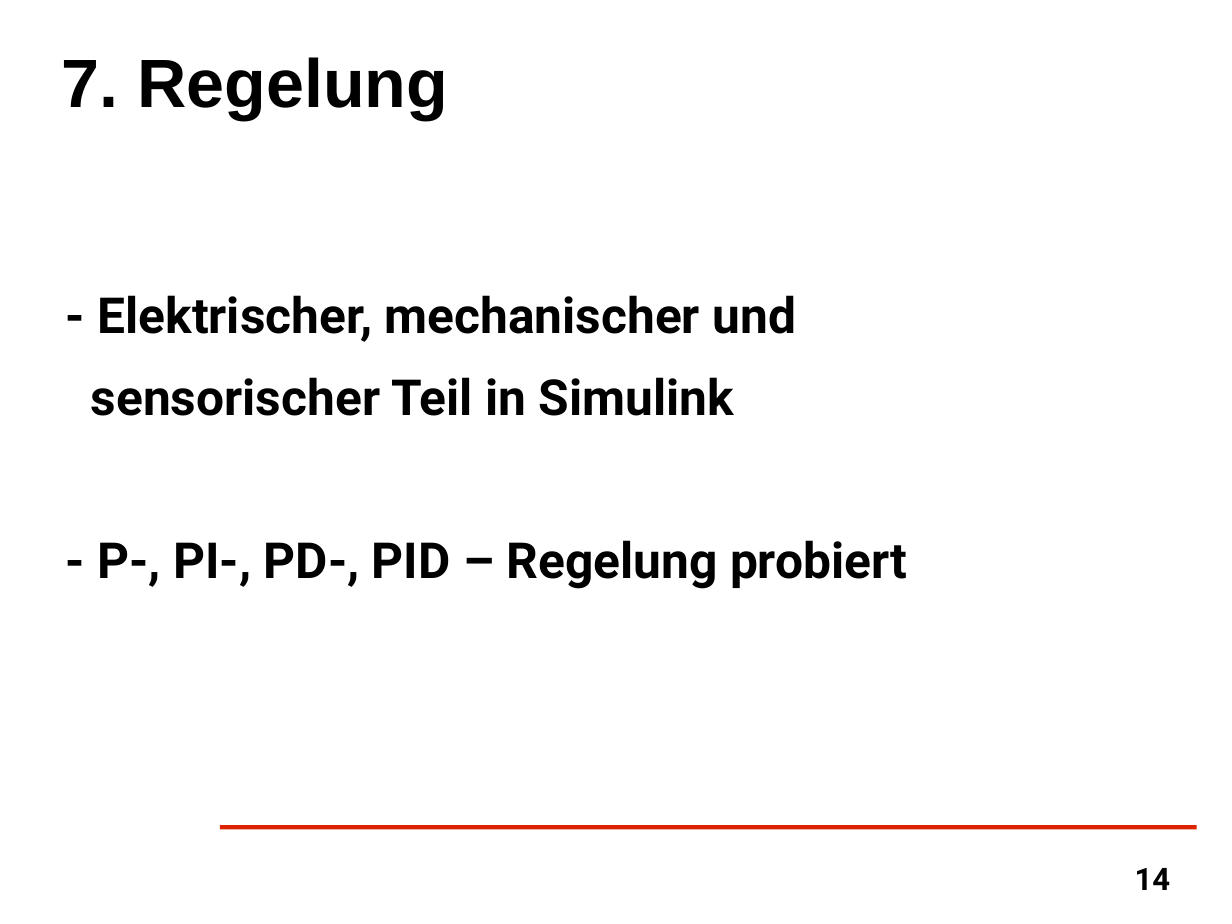
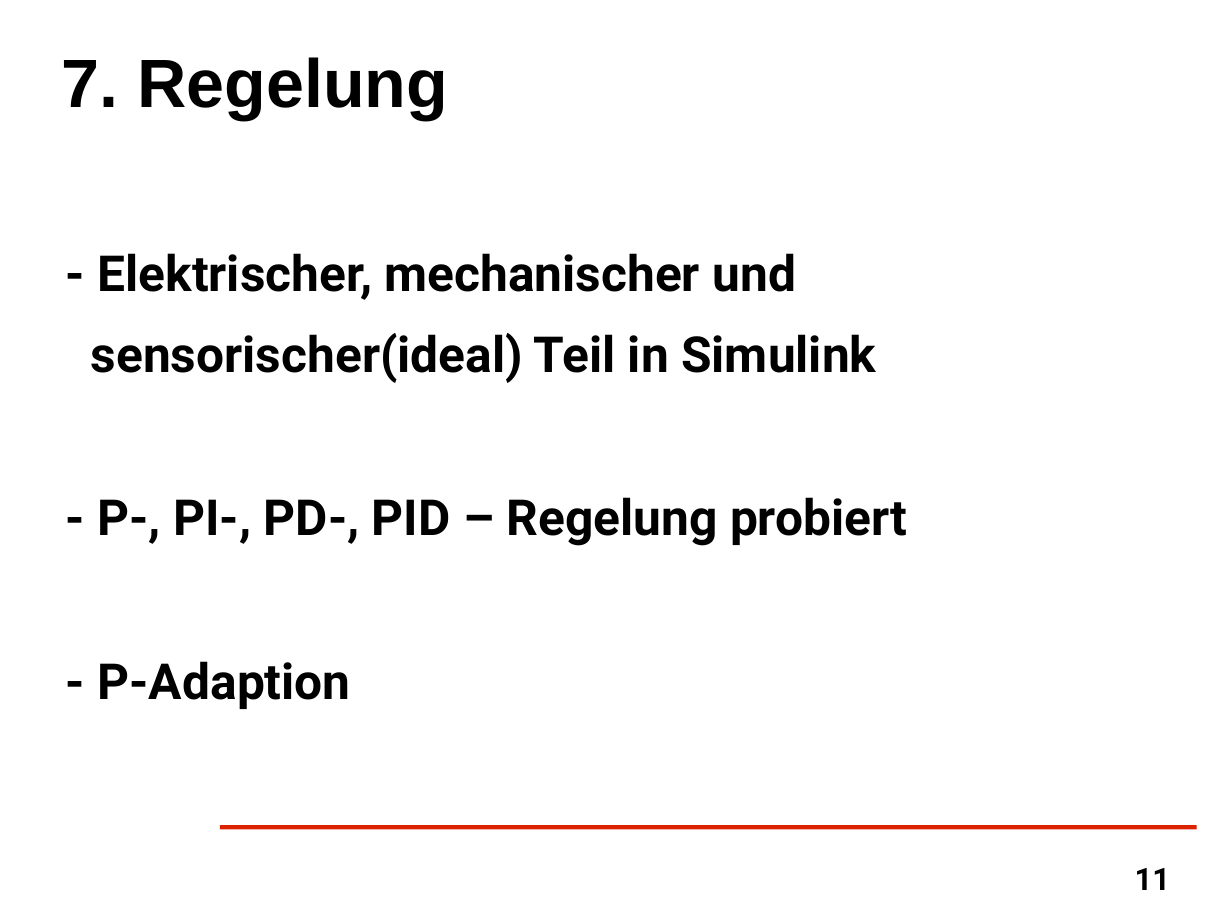
Before and after one commit to kizzm/syt_ss13, a slide deck: slide 11 of Vortrag.odp (slide 14 before the commit). Drawn at 1232x924 pixels with LibreOffice and Linux fonts; fonts in the diff are those of the drawing; background and template pictures are left out. Boxes give left, top, right and bottom in pixels: in the first picture for what was removed or moved away, otherwise in the second. Text is boxed around its words. In the diff, an @@ line names an element or a change of style, - is before the commit and + after.

```diff
--- a/Vortrag.odp
+++ b/Vortrag.odp
@@ text "- Elektrischer, mechanischer und": place and size @@
-text "- Elektrischer, mechanischer und" at (91, 295, 907, 589)
+text "- Elektrischer, mechanischer und" at (91, 253, 907, 709)
@@ text at (91, 333, 876, 383): text changed @@
-sensorischer Teil in Simulink
+sensorischer(ideal) Teil in Simulink
@@ text at (98, 661, 351, 709): paragraph added @@
+- P-Adaption
@@ page number at (1135, 868, 1171, 890): text changed @@
-14
+11
```
Also in this commit, not shown: 6 other slides changed, 2 slides added, 3 slides removed, 10 other files.
